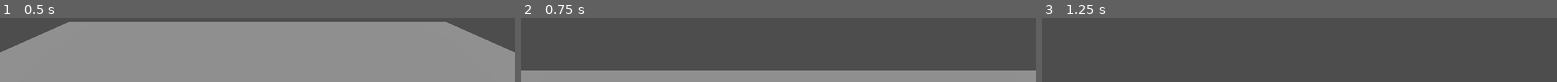
Above: before the commit, frames 1-3 (left to right).
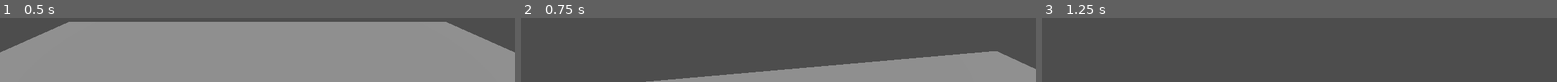
Above: after the commit, the same moments.

Repository: SamHe02/dungeon-crawler-game
Game: Godot game, scene res://scenes/tutorial.tscn
Same seed, same stepped clock (60 frames per second), same inputs: the game is played once before the commit and once after it. This scene is started directly instead of the project's main scene.
Inputs (mouse positions are in pixels of both pictures, inside the frame that each line leads up to):
- Up to frame 1 (0.5 s): no input
- Up to frame 2 (0.75 s): tap Enter at 0.5 s; move the mouse to (outside the picture) at 0.52 s; hold W from 0.53 s (still down)
- Up to frame 3 (1.25 s): keep holding W

Frame 1 is identical in both runs. In frame 2, 14% of the frame differs, in the area x 0-100%, y 52-100%; in frame 3, nothing differs.

Commit message:
movement refactor to take in camera direction

Diff:
--- a/actors/player.gd
+++ b/actors/player.gd
@@ -1,11 +1,37 @@
 extends CharacterBody3D
 @onready var movement_input: MovementInput = $MovementInput
+@onready var pivot: Node3D = $Pivot
+@onready var camera_3d: Camera3D = $Pivot/Camera3D
+
+@onready var sensitivity: float = 0.002
+@onready var pitch: float = 0.0
 
 # Called when the node enters the scene tree for the first time.
 func _ready() -> void:
 	pass # Replace with function body.
 
+func _input(event):
+	if event is InputEventMouseMotion and Input.get_mouse_mode() == Input.MOUSE_MODE_CAPTURED:
+		rotate_y(-event.relative.x * sensitivity)
+		pitch -= event.relative.y * sensitivity
+		pitch = clamp(pitch, deg_to_rad(-80), deg_to_rad(80))
+		pivot.rotation.x = pitch
+
 # Called every frame. 'delta' is the elapsed time since the previous frame.
 func _physics_process(delta: float) -> void:
-	velocity = movement_input.direction * 10
+	var input_dir = movement_input.direction
+	var direction = Vector3.ZERO
+
+	if input_dir.length() > 0:
+		var basis = camera_3d.global_transform.basis
+		var forward = -basis.z
+		var right = basis.x
+
+		direction = (right * input_dir.x - forward * input_dir.z)
+		direction.y = 0
+		direction = direction.normalized()
+	velocity.x = direction.x * 10
+	velocity.z = direction.z * 10
+
+
 	move_and_slide()
--- a/actors/player.tscn
+++ b/actors/player.tscn
@@ -1,41 +1,24 @@
 [gd_scene format=3 uid="uid://cy26gqwuxo2jh"]
 
 [ext_resource type="Script" uid="uid://ddt8sksgwp741" path="res://actors/player.gd" id="1_kjkj0"]
-[ext_resource type="Script" uid="uid://bvmiyfd6are5f" path="res://common/combat/health_component.gd" id="1_niuxy"]
-[ext_resource type="Script" uid="uid://cpq2ehmeqhfcf" path="res://common/combat/hurt_box.gd" id="2_mvpqy"]
 [ext_resource type="PackedScene" uid="uid://dkbbgl0umylhf" path="res://common/inputs/controls_menu/controls_menu.tscn" id="3_1yqc4"]
 [ext_resource type="Script" uid="uid://4w5ewkqmovtw" path="res://common/movement/movement_input.gd" id="4_esgq3"]
-
-[sub_resource type="CapsuleShape3D" id="CapsuleShape3D_mvpqy"]
 
 [sub_resource type="CapsuleMesh" id="CapsuleMesh_mvpqy"]
 
 [node name="Player" type="CharacterBody3D" unique_id=736949578]
 script = ExtResource("1_kjkj0")
 
-[node name="Sprite3D" type="Sprite3D" parent="." unique_id=1790872779]
+[node name="Pivot" type="Node3D" parent="." unique_id=1625843467]
 
-[node name="Health" type="Node" parent="." unique_id=1009949447]
-script = ExtResource("1_niuxy")
-metadata/_custom_type_script = "uid://bvmiyfd6are5f"
-
-[node name="Hurtbox" type="Area3D" parent="." unique_id=1163250560 node_paths=PackedStringArray("health_component")]
-script = ExtResource("2_mvpqy")
-health_component = NodePath("../Health")
-metadata/_custom_type_script = "uid://cpq2ehmeqhfcf"
-
-[node name="CollisionShape3D" type="CollisionShape3D" parent="Hurtbox" unique_id=111446182]
-shape = SubResource("CapsuleShape3D_mvpqy")
+[node name="Camera3D" type="Camera3D" parent="Pivot" unique_id=704903889]
+transform = Transform3D(1, 0, 0, 0, 1, 0, 0, 0, 1, 0, 1.2329695, 0)
+current = true
 
 [node name="MeshInstance3D" type="MeshInstance3D" parent="." unique_id=123295002]
 mesh = SubResource("CapsuleMesh_mvpqy")
 
-[node name="Camera3D" type="Camera3D" parent="." unique_id=704903889]
-transform = Transform3D(1, 0, 0, 0, 1, 0, 0, 0, 1, 0, 1.2329695, 0)
-current = true
-
 [node name="ControlsMenu" parent="." unique_id=1269240470 instance=ExtResource("3_1yqc4")]
-controls = Dictionary[int, int]({})
 
 [node name="MovementInput" type="Node" parent="." unique_id=1561969970]
 script = ExtResource("4_esgq3")
--- a/common/movement/movement_input.gd
+++ b/common/movement/movement_input.gd
@@ -19,17 +19,12 @@
 	direction = Vector3(x, 0, z).normalized()
 	emit_signal(direction_changed.get_name(), direction)
 
-func get_relative_mouse_movement(event):
-	mouse_pos = event.relative
-	emit_signal(mouse_moved.get_name(), mouse_pos)
+
 
 func _ready() -> void:
 	mouse_pos = get_viewport().get_mouse_position() # Replace with function body.
 	Input.mouse_mode = Input.MOUSE_MODE_CAPTURED
 
-func _input(event):
-	if event is InputEventMouseMotion and Input.get_mouse_mode() == Input.MOUSE_MODE_CAPTURED:
-		get_relative_mouse_movement(event)
 
 func _process(delta):
 	get_movement_vector()
